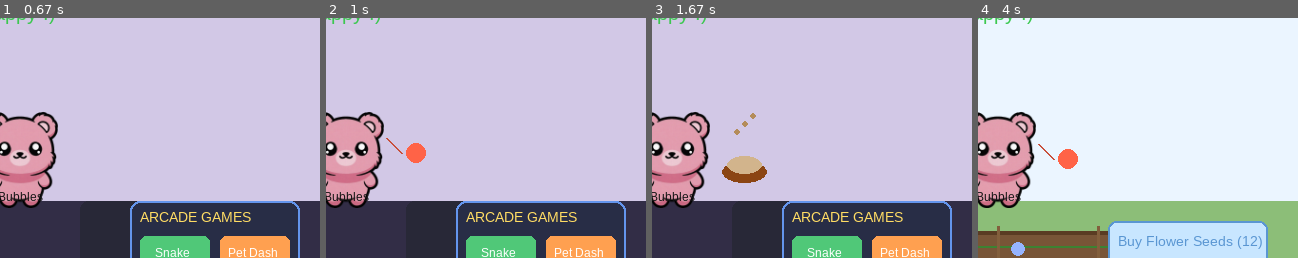
Above: before the commit, frames 1-4 (left to right).
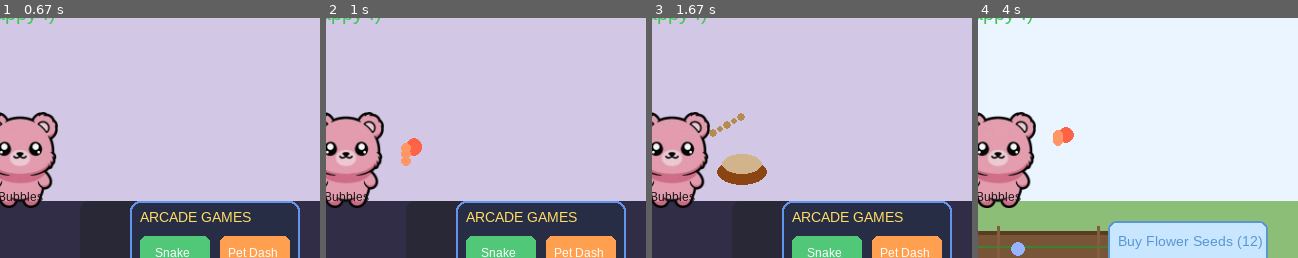
Above: after the commit, the same moments.

Repository: nickamis606/ourworld
Game: pygame game, started from main_pygame.py
Same seed, same stepped clock (60 frames per second), same inputs: the game is played once before the commit and once after it.
Inputs (mouse positions are % of the whole screen's width and height, from its top left):
- Up to frame 1 (0.67 s): tap Enter at 0.33 s
- Up to frame 2 (1 s): click "Play (P)" at 0.72 s
- Up to frame 3 (1.67 s): tap C at 1 s; tap F at 1.33 s
- Up to frame 4 (4 s): hold R 1.67-2.13 s; tap F at 1.73, 2.03, 2.23, 2.53 s; click "MAP (M)" at 2.72 s; click "Garden" at 3.05 s; click "Play (P)" at 3.38 s; click (85, 76) at 3.72 s
The pictures show only the part of the screen within x 50-100%, y 16-66%; the shares and areas given below are measured in that part.

Frame 1 is identical in both runs. In frame 2, 0.5% of the frame differs, in the area x 18-32%, y 50-62%; in frame 3, 0.7%; in frame 4, 0.8%, in the area x 18-32%, y 45-63%.

Commit message:
feat: significantly improved ActionAnimator visuals - better particles, effects, timing and polish for all actions

Diff:
--- a/core/action_animator.py
+++ b/core/action_animator.py
@@ -2,11 +2,12 @@
 """
 ActionAnimator - Reusable Pygame animation system for care actions.
 
-This replaces the old Tkinter version and the hardcoded _draw_anim_effect.
+Improved with better visuals, particles, longer duration, and more satisfying effects.
 """
 
 import pygame
 import time
+import math
 from typing import Optional
 
 
@@ -30,7 +31,7 @@
         self.is_active = False
         self.action_type: Optional[str] = None
         self.start_time = 0.0
-        self.duration = 0.9  # seconds
+        self.duration = 1.3  # longer, more satisfying duration
         self.progress = 0.0
 
     def start(self, action_type: str):
@@ -68,66 +69,97 @@
         elif self.action_type == "plant":
             self._draw_plant(surface, cx, cy)
 
-    # --- Individual animation drawers ---
+    # ===================== FEED =====================
+    def _draw_feed(self, surface, cx, cy):
+        p = self.progress
+        # Food bowl
+        pygame.draw.ellipse(surface, (139, 69, 19), (cx + 45, cy + 8, 50, 26))
+        pygame.draw.ellipse(surface, (210, 180, 140), (cx + 50, cy + 3, 40, 20))
 
-    def _draw_feed(self, surface, cx, cy):
-        # Simple food bowl + crumbs effect
-        progress = self.progress
-        # Bowl
-        pygame.draw.ellipse(surface, (139, 69, 19), (cx + 50, cy + 10, 45, 22))
-        # Food inside
-        alpha = max(0, 255 - int(progress * 200))
-        food_color = (210, 180, 140)
-        pygame.draw.ellipse(surface, food_color, (cx + 55, cy + 5, 35, 18))
-        # Rising crumbs/particles
+        # Rising crumbs / particles
+        for i in range(5):
+            x = cx + 55 + (i - 2) * 7
+            y = cy - 5 - (p * 55) - (i * 4)
+            size = 3 + (1 if i % 2 == 0 else 0)
+            pygame.draw.circle(surface, (180, 140, 80), (x, y), size)
+
+        # Small satisfaction heart at the end
+        if p > 0.6:
+            heart_p = (p - 0.6) / 0.4
+            hx = cx + 70
+            hy = cy - 15 - (heart_p * 20)
+            pygame.draw.circle(surface, (255, 100, 150), (hx - 4, hy), 5)
+            pygame.draw.circle(surface, (255, 100, 150), (hx + 4, hy), 5)
+            pygame.draw.polygon(surface, (255, 100, 150), [(hx - 8, hy + 2), (hx, hy + 12), (hx + 8, hy + 2)])
+
+    # ===================== PLAY =====================
+    def _draw_play(self, surface, cx, cy):
+        p = self.progress
+        # Bouncing ball with squash
+        bounce = math.sin(p * math.pi) * 28
+        ball_y = cy + 12 - bounce
+        squash = 1.0 + math.sin(p * math.pi * 2) * 0.15
+
+        pygame.draw.ellipse(surface, (255, 99, 71), (cx + 60, ball_y - 8 * squash, 16, 16 * squash))
+
+        # Motion trail
         for i in range(3):
-            offset = (progress * 40) + (i * 8)
-            pygame.draw.circle(surface, (180, 140, 90),
-                               (cx + 65 + i*8, cy - 5 - offset), 3)
+            trail_p = max(0, p - i * 0.08)
+            trail_y = cy + 12 - math.sin(trail_p * math.pi) * 28
+            alpha = 150 - i * 40
+            pygame.draw.circle(surface, (255, 150, 100), (cx + 60, trail_y), 5)
 
-    def _draw_play(self, surface, cx, cy):
-        progress = self.progress
-        # Bouncing ball
-        bounce = abs((progress * 2 - 1)) * 25
-        ball_y = cy + 15 - bounce
-        pygame.draw.circle(surface, (255, 99, 71), (cx + 70, ball_y), 10)
-        # Simple motion lines
-        if progress < 0.7:
-            pygame.draw.line(surface, (200, 80, 60), (cx + 55, ball_y), (cx + 40, ball_y - 15), 2)
+    # ===================== CLEAN =====================
+    def _draw_clean(self, surface, cx, cy):
+        p = self.progress
+        # Multiple rising bubbles with horizontal drift
+        for i in range(6):
+            x = cx + 50 + math.sin((p * 4) + i) * 12 + (i - 2.5) * 8
+            y = cy - (p * 60) - (i * 6)
+            size = 4 + (i % 3)
+            pygame.draw.circle(surface, (135, 206, 250), (x, y), size, 2)
+            # Inner highlight
+            pygame.draw.circle(surface, (200, 240, 255), (x - 2, y - 2), max(1, size - 3))
 
-    def _draw_clean(self, surface, cx, cy):
-        progress = self.progress
-        # Rising bubbles
+    # ===================== REST =====================
+    def _draw_rest(self, surface, cx, cy):
+        p = self.progress
+        # Multiple floating Z's with different timing
         for i in range(4):
-            x_offset = (i - 1.5) * 12
-            y_offset = (progress * 50) + (i * 7)
-            size = 5 + (i % 2) * 2
-            pygame.draw.circle(surface, (135, 206, 250),
-                               (cx + 55 + x_offset, cy - y_offset), size, 2)
-
-    def _draw_rest(self, surface, cx, cy):
-        progress = self.progress
-        # Floating Z's
-        for i, offset in enumerate([0, 12, 24]):
-            size = 18 - i * 3
+            offset_x = i * 10
+            offset_y = (p * 35) + (i * 6)
+            size = 20 - i * 3
+            alpha = max(40, 220 - int(p * 160))
             font = pygame.font.SysFont("Arial", size)
             z_surf = font.render("Z", True, (147, 112, 219))
-            surface.blit(z_surf, (cx + 50 + offset, cy - 25 - (progress * 30) - i*8))
+            surface.blit(z_surf, (cx + 55 + offset_x, cy - 20 - offset_y))
 
+    # ===================== PLANT =====================
     def _draw_plant(self, surface, cx, cy):
-        progress = self.progress
-        # Small plant growth particles
-        for i in range(3):
-            x = cx + 55 + (i - 1) * 15
-            y = cy + 5 - (progress * 25)
-            size = 4 + int(progress * 3)
-            pygame.draw.circle(surface, (60, 160, 60), (x, y), size)
-            if progress > 0.4:
-                pygame.draw.circle(surface, (80, 180, 80), (x, y - 8), 3)
+        p = self.progress
+        base_x = cx + 55
+        base_y = cy + 10
+
+        # Stem growing up
+        stem_height = int(p * 35)
+        pygame.draw.line(surface, (34, 120, 34), (base_x, base_y), (base_x, base_y - stem_height), 3)
+
+        # Leaves appearing
+        if p > 0.3:
+            leaf_p = (p - 0.3) / 0.7
+            # Left leaf
+            pygame.draw.ellipse(surface, (60, 160, 60), (base_x - 18, base_y - stem_height + 5, 16, 10))
+            # Right leaf
+            pygame.draw.ellipse(surface, (60, 160, 60), (base_x + 2, base_y - stem_height + 8, 16, 10))
+
+        # Small flower at the top when done
+        if p > 0.7:
+            flower_y = base_y - stem_height
+            pygame.draw.circle(surface, (255, 100, 150), (base_x, flower_y - 5), 6)
+            pygame.draw.circle(surface, (255, 200, 80), (base_x, flower_y - 5), 3)
 
 
 if __name__ == "__main__":
-    # Simple test
     pygame.init()
     screen = pygame.display.set_mode((640, 480))
     clock = pygame.time.Clock()
@@ -143,17 +175,13 @@
             if event.type == pygame.QUIT:
                 running = False
             if event.type == pygame.KEYDOWN:
-                if event.key == pygame.K_f:
-                    animator.start("feed")
-                elif event.key == pygame.K_p:
-                    animator.start("play")
-                elif event.key == pygame.K_c:
-                    animator.start("clean")
-                elif event.key == pygame.K_r:
-                    animator.start("rest")
+                if event.key == pygame.K_f: animator.start("feed")
+                if event.key == pygame.K_p: animator.start("play")
+                if event.key == pygame.K_c: animator.start("clean")
+                if event.key == pygame.K_r: animator.start("rest")
+                if event.key == pygame.K_t: animator.start("plant")
 
         animator.update(dt)
-
         screen.fill((245, 235, 220))
         animator.draw(screen, 300, 200)
         pygame.display.flip()
